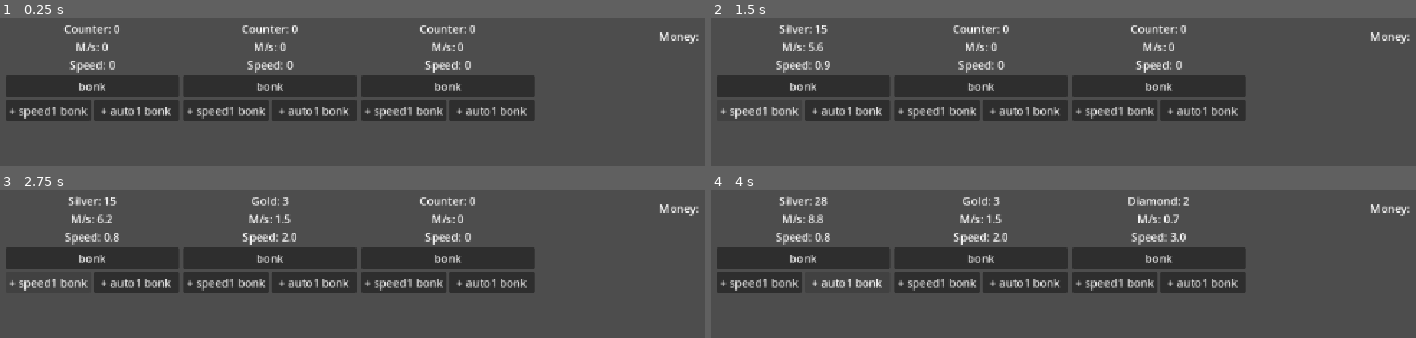
Above: before the commit, frames 1-4 (two rows, left to right).
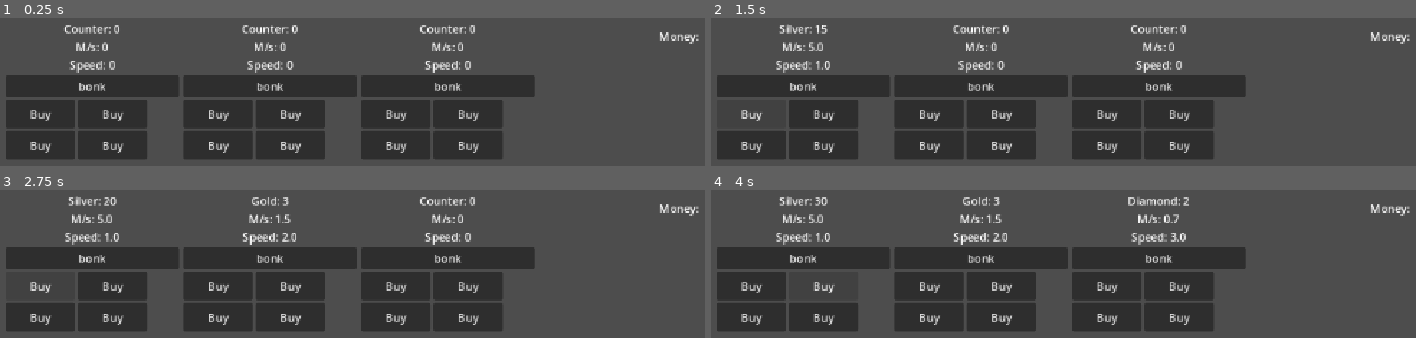
Above: after the commit, the same moments.

Repository: mobsung/IncrementalGame
Game: Godot game, scene res://game.tscn
Two runs of this game, one before a commit and one after it. Both use one fixed random seed, a clock stepped at 60 frames per second and the inputs below.
Inputs (mouse positions are in pixels of both pictures, inside the frame that each line leads up to):
- Up to frame 1 (0.25 s): no input
- Up to frame 2 (1.5 s): click "bonk" at 0.5 s; click (760, 109) at 1.25 s, where only the run before the commit has a clickable "+ speed1 bonk"
- Up to frame 3 (2.75 s): click (42, 286) at 2 s, where only the run after the commit has a clickable "Buy"
- Up to frame 4 (4 s): click (844, 281) at 2.75 s, where only the run before the commit has a clickable "+ auto1 bonk"; click (823, 286) at 3.5 s, where only the run after the commit has a clickable "Buy"

The runs differ from the first frame. In frame 1, 18% of the frame differs, in the area x 0-76%, y 55-96%; in frame 2, 18%; in frame 3, 18%; in frame 4, 17%.

Commit message:
test funtionality

Diff:
--- /dev/null
+++ b/scenes/buyUpgrade.tscn
@@ -0,0 +1,16 @@
+[gd_scene format=3 uid="uid://2dq0d5c14wsy"]
+
+[ext_resource type="Script" uid="uid://dx03rfxf3wkxb" path="res://scripts/buyUpgrade.gd" id="1_q4wna"]
+
+[node name="BuyUpgrade" type="Button" unique_id=17814390]
+custom_minimum_size = Vector2(100, 0)
+propagate_maximum_size = true
+anchors_preset = -1
+anchor_right = 0.08680555
+anchor_bottom = 0.047839507
+offset_right = -62.0
+text = "Buy"
+script = ExtResource("1_q4wna")
+metadata/_edit_use_anchors_ = true
+
+[connection signal="pressed" from="." to="." method="_on_pressed"]
--- a/scenes/counterComponent.tscn
+++ b/scenes/counterComponent.tscn
@@ -1,16 +1,31 @@
 [gd_scene format=3 uid="uid://da8stveie8yo"]
 
 [ext_resource type="Script" uid="uid://bd1uhsv7akekg" path="res://scripts/counterComponent.gd" id="1_s0xjf"]
+[ext_resource type="PackedScene" uid="uid://2dq0d5c14wsy" path="res://scenes/buyUpgrade.tscn" id="2_6bnwf"]
+
+[sub_resource type="GDScript" id="GDScript_6bnwf"]
+script/source = "extends Control
+
+
+# Called when the node enters the scene tree for the first time.
+func _ready() -> void:
+	pass # Replace with function body.
+
+
+# Called every frame. 'delta' is the elapsed time since the previous frame.
+func _process(delta: float) -> void:
+	pass
+"
 
 [node name="CounterComponent" type="Control" unique_id=2104405447]
-custom_minimum_size = Vector2(250, 200)
+custom_minimum_size = Vector2(200, 200)
 layout_mode = 3
-anchors_preset = 0
-offset_right = 234.0
-offset_bottom = 200.0
+anchor_right = 0.2170139
+anchor_bottom = 0.30864197
 grow_horizontal = 2
 grow_vertical = 2
 script = ExtResource("1_s0xjf")
+metadata/_edit_use_anchors_ = true
 
 [node name="Timer" type="Timer" parent="." unique_id=1787928864]
 autostart = true
@@ -35,20 +50,33 @@
 layout_mode = 2
 text = "bonk"
 
-[node name="HBoxContainer" type="HBoxContainer" parent="VBoxContainer" unique_id=1404986321]
+[node name="VBoxContainer2" type="VBoxContainer" parent="VBoxContainer" unique_id=1701551757]
 layout_mode = 2
+size_flags_vertical = 3
 
-[node name="IncreaseSpeed" type="Button" parent="VBoxContainer/HBoxContainer" unique_id=1170352851]
+[node name="HBoxContainer" type="HBoxContainer" parent="VBoxContainer/VBoxContainer2" unique_id=1404986321]
 layout_mode = 2
-size_flags_horizontal = 3
-text = "+ speed1 bonk"
+size_flags_vertical = 3
 
-[node name="IncreasePassive" type="Button" parent="VBoxContainer/HBoxContainer" unique_id=70127164]
+[node name="Speed1" parent="VBoxContainer/VBoxContainer2/HBoxContainer" unique_id=1656336173 instance=ExtResource("2_6bnwf")]
 layout_mode = 2
-size_flags_horizontal = 3
-text = "+ auto1 bonk"
+script = SubResource("GDScript_6bnwf")
+
+[node name="AutoIncrement1" parent="VBoxContainer/VBoxContainer2/HBoxContainer" unique_id=2011580671 instance=ExtResource("2_6bnwf")]
+layout_mode = 2
+script = SubResource("GDScript_6bnwf")
+
+[node name="HBoxContainer2" type="HBoxContainer" parent="VBoxContainer/VBoxContainer2" unique_id=488803785]
+layout_mode = 2
+size_flags_vertical = 3
+
+[node name="GlobalValue1" parent="VBoxContainer/VBoxContainer2/HBoxContainer2" unique_id=322025457 instance=ExtResource("2_6bnwf")]
+layout_mode = 2
+script = SubResource("GDScript_6bnwf")
+
+[node name="Crit1" parent="VBoxContainer/VBoxContainer2/HBoxContainer2" unique_id=1109252632 instance=ExtResource("2_6bnwf")]
+layout_mode = 2
+script = SubResource("GDScript_6bnwf")
 
 [connection signal="timeout" from="Timer" to="." method="_on_timer_timeout"]
 [connection signal="pressed" from="VBoxContainer/Button" to="." method="_on_manual_click_button_pressed"]
-[connection signal="pressed" from="VBoxContainer/HBoxContainer/IncreaseSpeed" to="." method="_on_increase_speed_pressed"]
-[connection signal="pressed" from="VBoxContainer/HBoxContainer/IncreasePassive" to="." method="_on_increase_passive_pressed"]
--- /dev/null
+++ b/scripts/buyUpgrade.gd
@@ -0,0 +1,29 @@
+extends Button
+class_name BuyUpgrade
+
+signal was_pressed
+
+@export var currencyManager: CurrencyManager
+@export var upgrade_cost: int = 1
+@export var upgrade_name: String = "Default"
+
+
+
+var upgrade_level: int = 0
+
+
+# Called when the node enters the scene tree for the first time.
+func _ready() -> void:
+
+	text = upgrade_name
+
+	if currencyManager != null:
+		currencyManager.currency_changed.connect(_on_currency_got)
+
+
+func _on_currency_got(current_currency: int) -> void:
+	pass
+
+
+func _on_pressed() -> bool:
+	return true # Replace with function body.
--- a/scripts/counterComponent.gd
+++ b/scripts/counterComponent.gd
@@ -3,11 +3,12 @@
 
 signal milestone_reached
 
-
 @export var counter_name: String = "Gold"
 @export var milestone_target: int = 100
 @export var base_passive_increment: int = 5
 @export var base_timer_wait_time: float = 1.0
+@export var upgrade_buttons: Array[BuyUpgrade]
+
 
 
 var counter_value: int = 0
@@ -20,6 +21,10 @@
 func _ready() -> void:
 	timer.wait_time = base_timer_wait_time
 	timer.start()
+
+	for upgrade_button in upgrade_buttons:
+		if upgrade_button != null:
+			upgrade_button.was_pressed.connect(_on_button_pressed)
 
 func update_ui() -> void:
 	ms_1 = float(base_passive_increment) / timer.wait_time
@@ -39,7 +44,6 @@
 		for i in range(milestones_passed):
 			milestone_reached.emit()
 
-
 func _on_manual_click_button_pressed() -> void:
 	counter_value += 10
 	update_ui()
@@ -51,10 +55,12 @@
 func _on_increase_speed_pressed() -> void:
 	if snapped(timer.wait_time, 0.1) > 0.1:
 		timer.wait_time = snapped(timer.wait_time - 0.1, 0.1)
-		timer.start()
 		update_ui()
-
 
 func _on_increase_passive_pressed() -> void:
 	base_passive_increment += 1
 	update_ui()
+
+
+func _on_button_pressed() -> void:
+	pass
--- a/scripts/currency.gd
+++ b/scripts/currency.gd
@@ -1,7 +1,11 @@
 extends Control
+class_name CurrencyManager
+
+signal currency_changed(new_amount: int)
+
 @export var counter_components: Array[CounterComponent]
 @onready var mainLabel: Label = %MainLabel
-@onready var currency_counter: int = 0
+@onready var current_currency: int = 0
 
 # Called when the node enters the scene tree for the first time.
 func _ready() -> void:
@@ -11,10 +15,23 @@
 		else:
 			push_warning("You have an empty slot in your counter_components array!")
 
+func add_currency(amount: int ) -> void:
+	current_currency += amount
+	currency_changed.emit(current_currency)
+
+
+func spend_currency(cost: int) -> bool:
+	if current_currency >= cost:
+		current_currency -= cost
+		currency_changed.emit(current_currency)
+		return true
+	else:
+		return false
+
 func update_ui() -> void:
-	mainLabel.text = "Money: " + str(currency_counter)
+	mainLabel.text = "Money: " + str(current_currency)
 
 
 func _on_milestone_reached() -> void:
-	currency_counter += 1
+	add_currency(1)
 	update_ui()
Not shown, added: scripts/buyUpgrade.gd.uid
